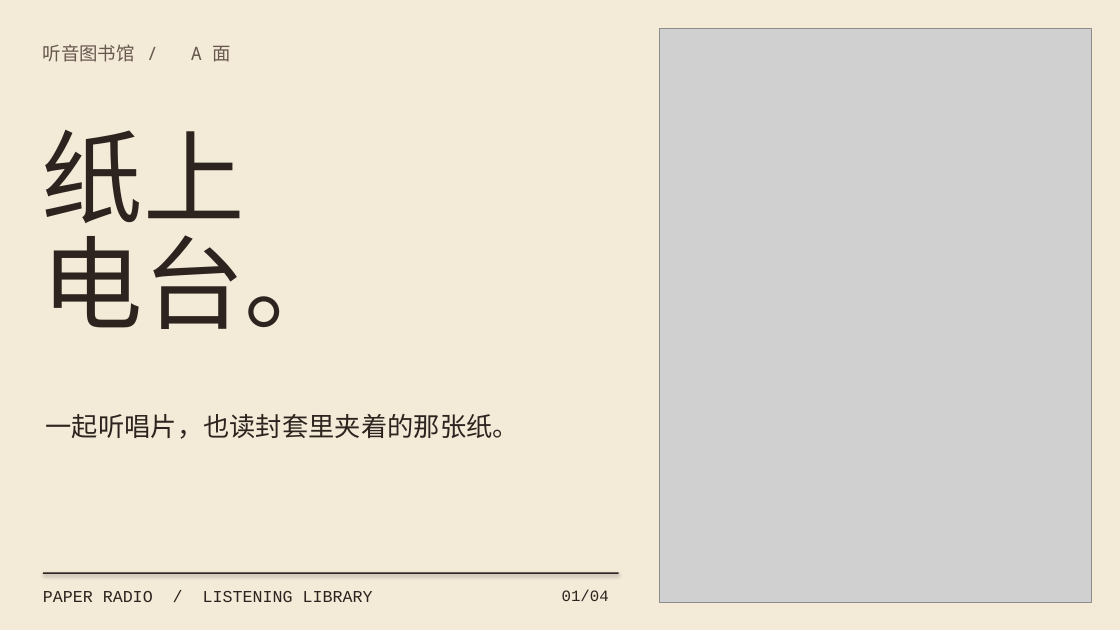
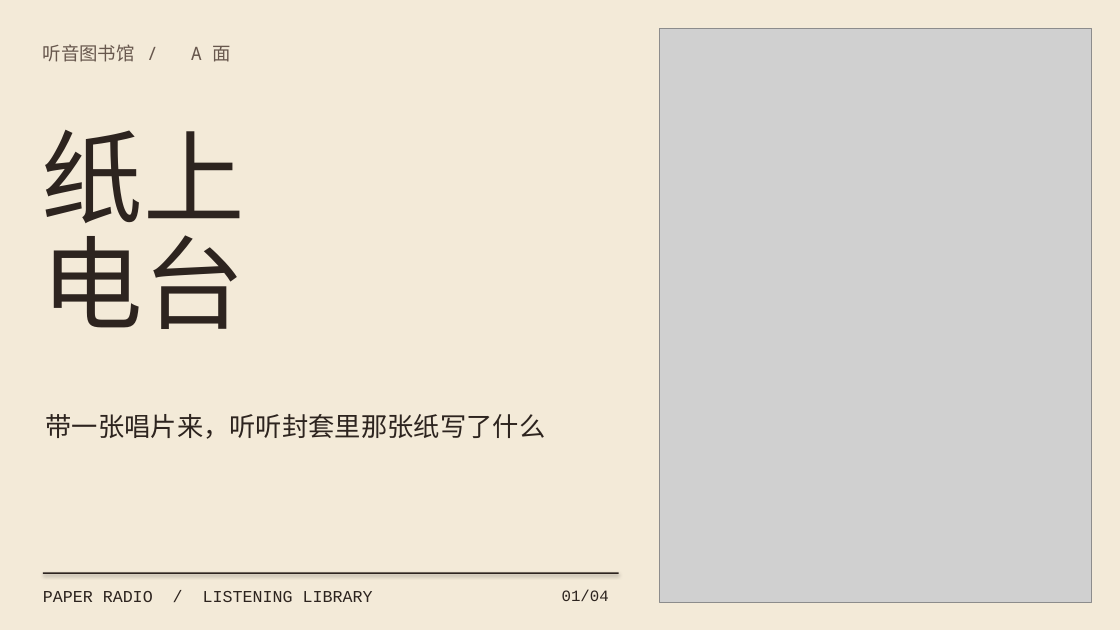
Before and after one commit to joeymilano/joey-design, a slide deck: slide 1 of docs/paper-radio-deck-zh.pptx. Drawn at 1120x630 pixels with LibreOffice and Linux fonts; fonts in the diff are those of the drawing; grey boxes stand for pictures. Boxes give left, top, right and bottom in pixels: in the first picture for what was removed or moved away, otherwise in the second. Text is boxed around its words. In the diff, an @@ line names an element or a change of style, - is before the commit and + after.

```diff
--- a/docs/paper-radio-deck-zh.pptx
+++ b/docs/paper-radio-deck-zh.pptx
@@ text at [42, 218, 245, 329]: text changed @@
-电台。
+电台
@@ text at [46, 414, 546, 439]: text changed @@
-一起听唱片，也读封套里夹着的那张纸。
+带一张唱片来，听听封套里那张纸写了什么
```
Also in this commit, not shown: 3 other slides changed, 22 other files.
